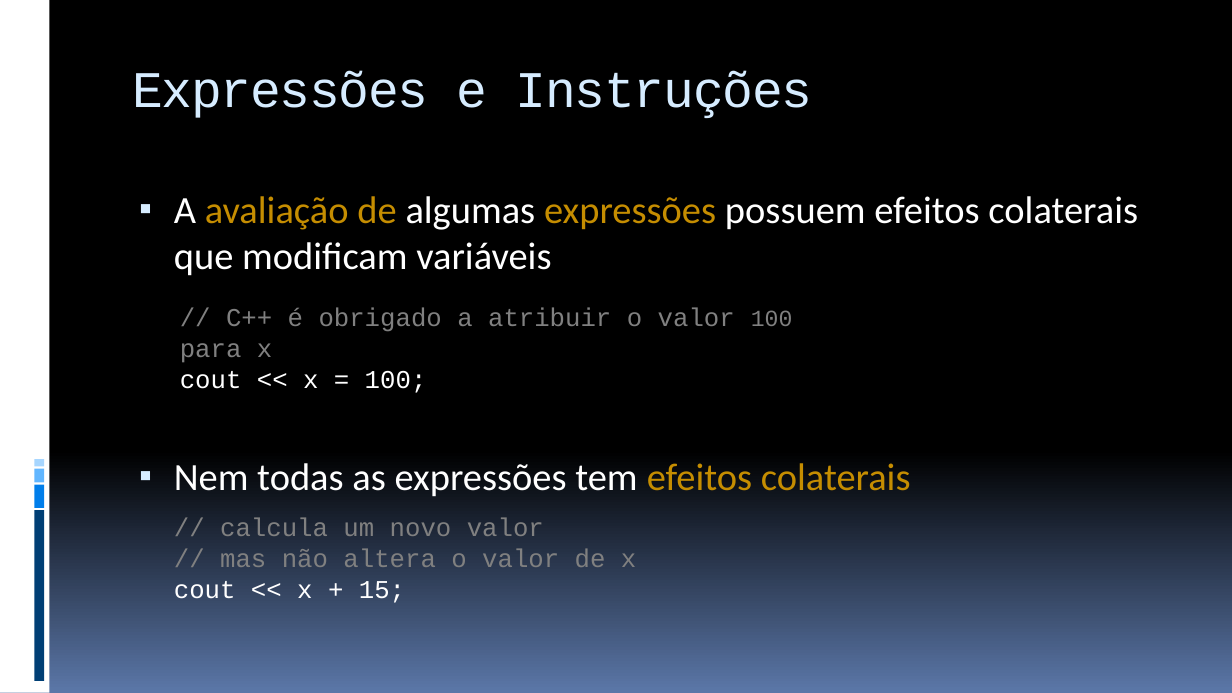
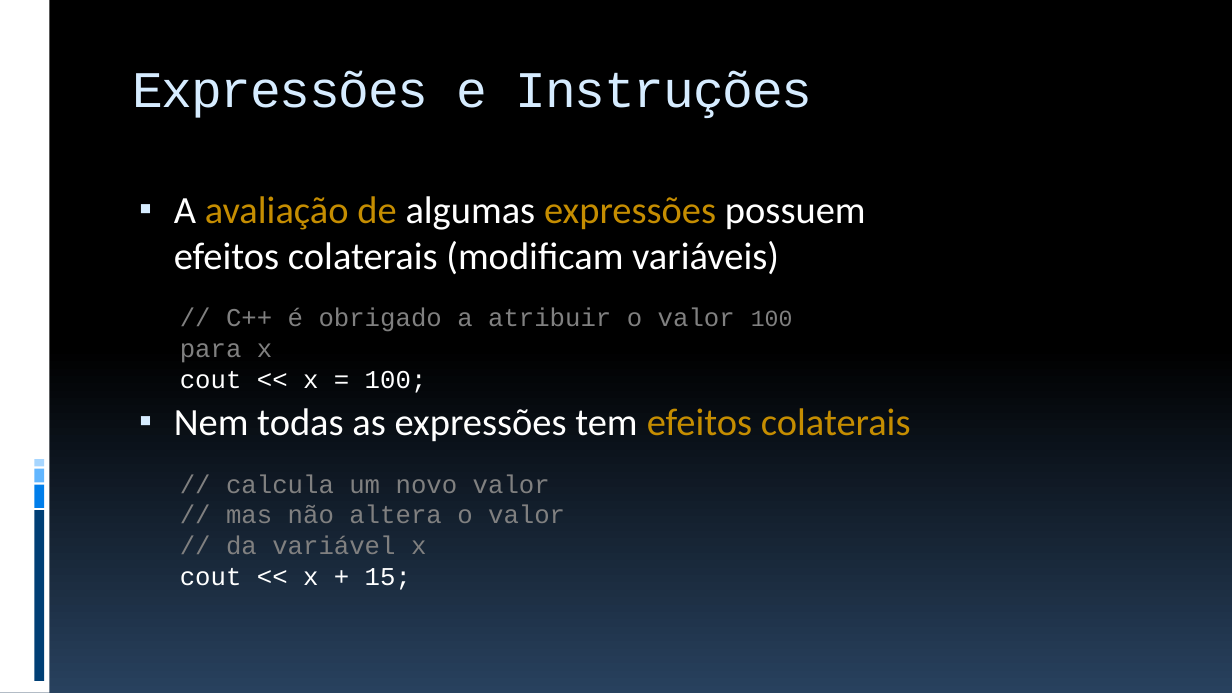
Before and after one commit to JudsonSS/ProgComp, a slide deck: slide 20 of Slides/16. Laço de Repetição For.pptx (slide 19 before the commit). Drawn at 1232x693 pixels with LibreOffice and Linux fonts; fonts in the diff are those of the drawing. Boxes give left, top, right and bottom in pixels: in the first picture for what was removed or moved away, otherwise in the second. Text is boxed around its words. In the diff, an @@ line names an element or a change of style, - is before the commit and + after.

```diff
--- a/Slides/16. Laço de Repetição For.pptx
+++ b/Slides/16. Laço de Repetição For.pptx
@@ background gradient #000000 to #5B77A8 to gradient #000000 to #28415E @@
@@ text at <box>174,196,866,274</box>: text changed @@
-▪ A avaliação de algumas expressões possuem efeitos colaterais que modificam variáveis
+▪ A avaliação de algumas expressões possuem
+  efeitos colaterais (modificam variáveis)
@@ text "// calcula um novo valor": place and size @@
-text "// calcula um novo valor" at <box>174,517,636,603</box>
+text "// calcula um novo valor" at <box>180,474,565,590</box>
@@ text at <box>226,505,565,554</box>: text changed @@
-// mas não altera o valor de x
+// mas não altera o valor
+// da variável x
```
Also in this commit, not shown: 28 other slides changed, 1 slide added, 12 other files.
